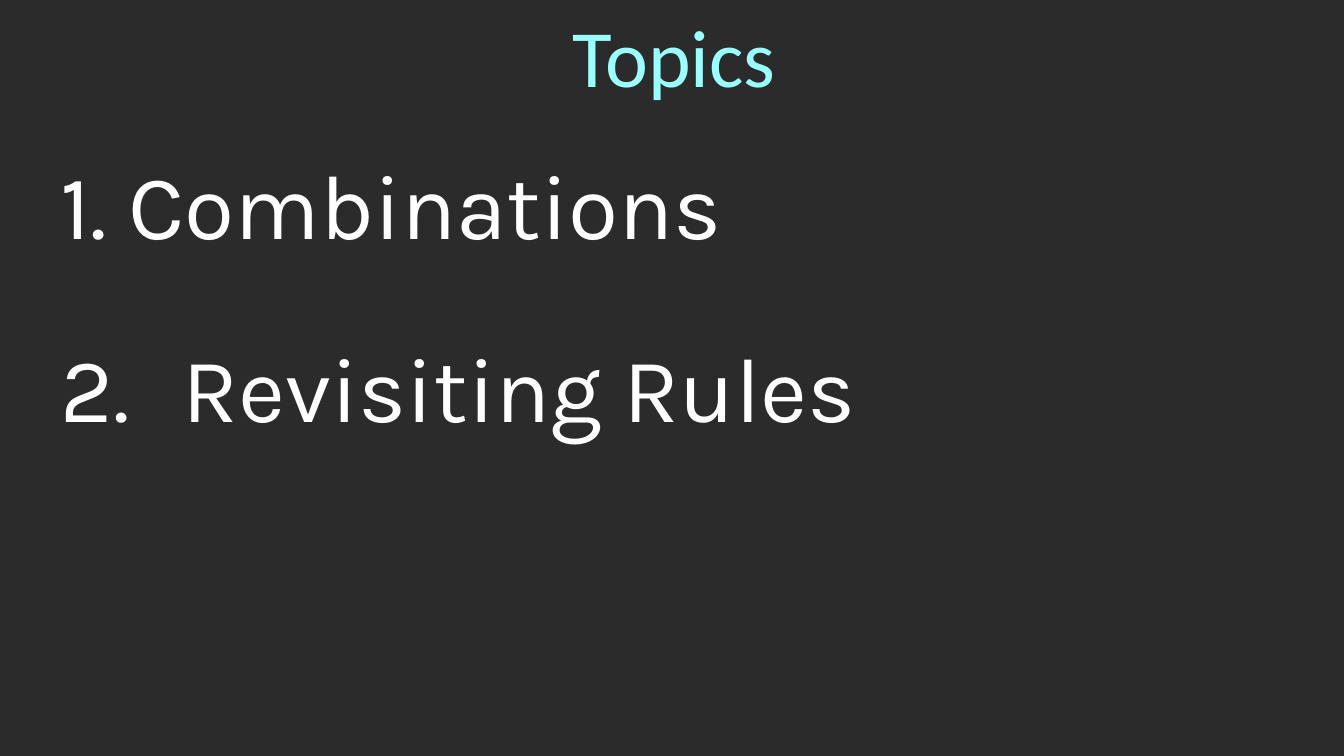
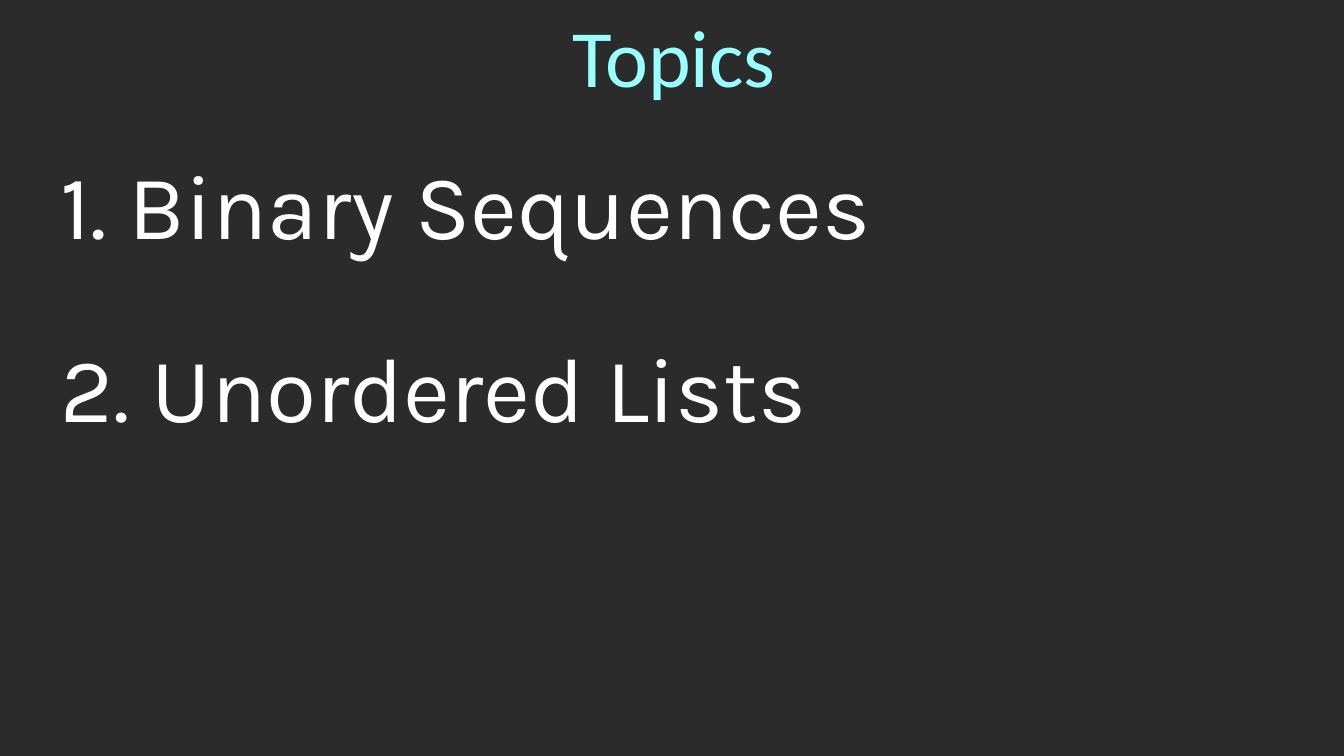
Before and after one commit to nguyenchithien/CS211-Discrete-Structures-II, a slide deck: slide 3 of Lectures/Lecture 5.4.odp. Drawn at 1344x756 pixels with LibreOffice and Linux fonts; fonts in the diff are those of the drawing; background and template pictures are left out; a plain dark background stands for a picture behind light text. Boxes give left, top, right and bottom in pixels: in the first picture for what was removed or moved away, otherwise in the second. Text is boxed around its words. In the diff, an @@ line names an element or a change of style, - is before the commit and + after.

```diff
--- a/Lectures/Lecture 5.4.odp
+++ b/Lectures/Lecture 5.4.odp
@@ text at <box>61,176,870,423</box>: text changed @@
-1. Combinations
-2. Revisiting Rules
+1. Binary Sequences
+2. Unordered Lists
```
Also in this commit, not shown: 2 other slides changed, 25 slides added, 27 slides removed, 1 other file.
